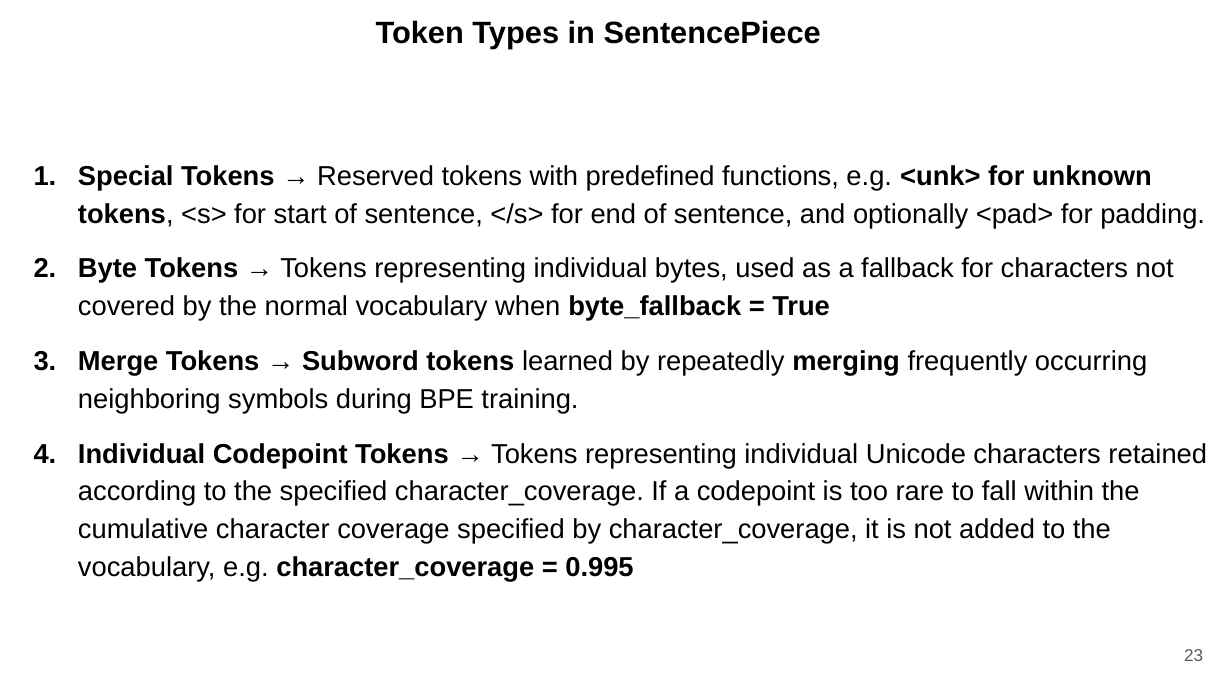
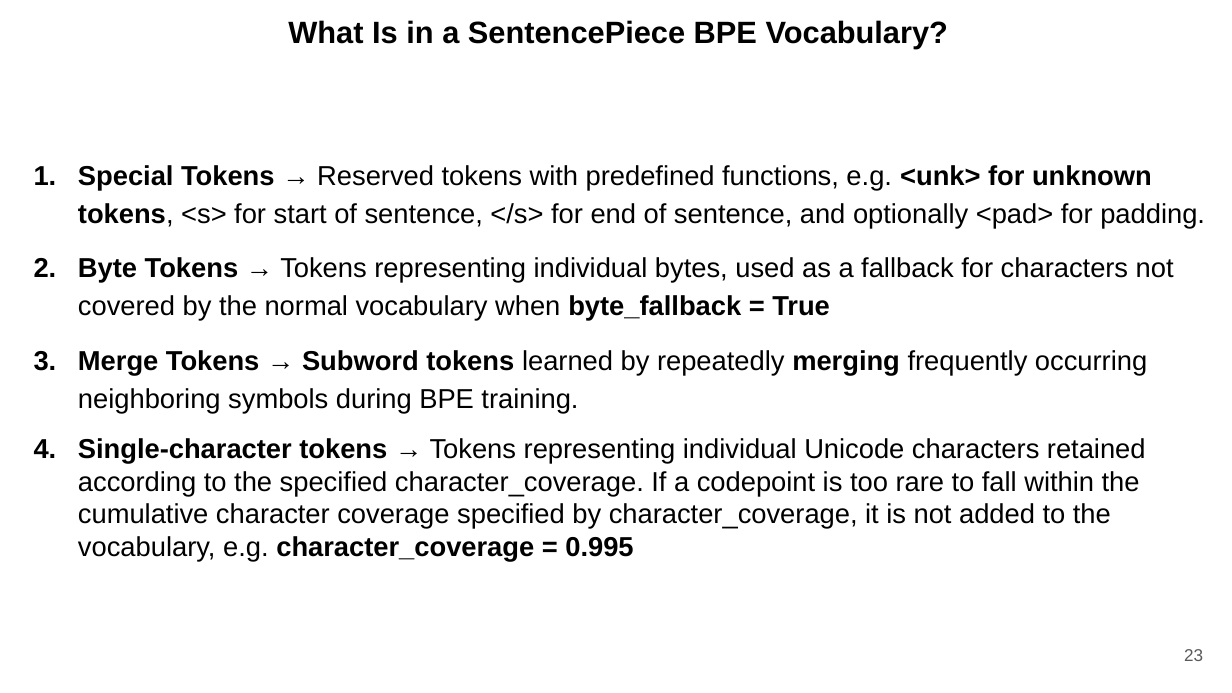
Before and after one commit to ducspe/DCPresentations, a slide deck: slide 23 of UnderstandingTokenization/UnderstandingTokenization.pptx. Drawn at 1232x693 pixels with LibreOffice and Linux fonts; fonts in the diff are those of the drawing. Boxes give left, top, right and bottom in pixels: in the first picture for what was removed or moved away, otherwise in the second. Text is boxed around its words. In the diff, an @@ line names an element or a change of style, - is before the commit and + after.

Commit message:
Refine Diffusion and Tokenization slides and update video tutorials
- Correct and clarify the Diffusion and Tokenization presentations in PDF and PowerPoint formats.
- Update the corresponding video tutorials and English SRT subtitles to reflect the revised slides.
- Remove the three VTT caption files, with browser caption regeneration and GitHub Pages updates deferred to a follow-up.

```diff
--- a/UnderstandingTokenization/UnderstandingTokenization.pptx
+++ b/UnderstandingTokenization/UnderstandingTokenization.pptx
@@ text at bbox=[288, 20, 948, 48]: text changed @@
-Token Types in SentencePiece
+What Is in a SentencePiece BPE Vocabulary?
@@ text at bbox=[78, 438, 1146, 562]: text changed @@
-4. Individual Codepoint Tokens → Tokens representing individual Unicode characters retained according to the specified character_coverage. If a codepoint is too rare to fall within the cumulative character coverage specified by character_coverage, it is not added to the vocabulary, e.g. character_coverage = 0.995
+4. Single-character tokens → Tokens representing individual Unicode characters retained according to the specified character_coverage. If a codepoint is too rare to fall within the cumulative character coverage specified by character_coverage, it is not added to the vocabulary, e.g. character_coverage = 0.995
```
Also in this commit, not shown: 10 other slides changed, 10 other files.
